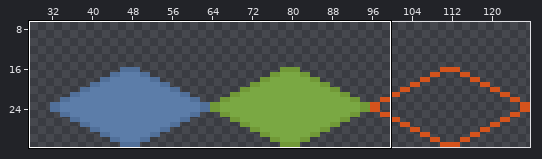
File history of a sprite sheet, res/img/iso64.png. Above, an overview of the earlier version with the close-up marked.
Close-up. As it was:
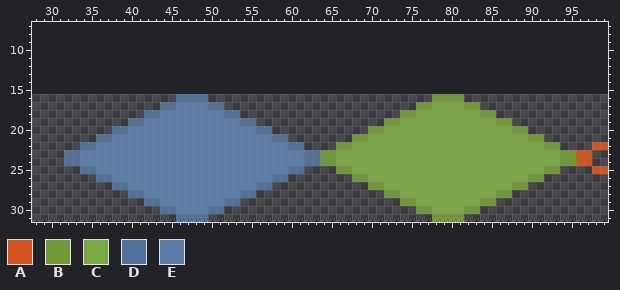
The file is 256x32 pixels, drawn in blocks of 2x2; one block is one cell here. Shown: x 28..99, y 7..31. The old version is drawn lined up with the new one, on the new canvas. The wide view leaves out empty margins.
Palette (. is transparent): A #d4531c  B #719937  C #7aa843  D #51709a  E #5c7da9
After:
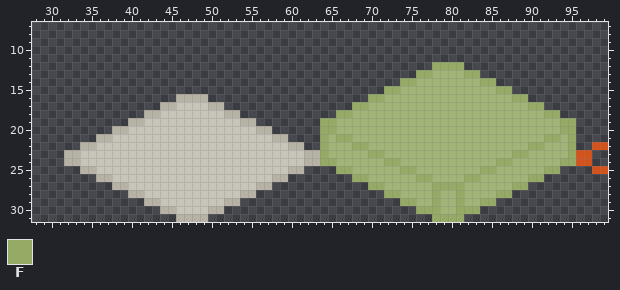
Colours new in this view: F #94aa65
Changes in this commit:
canvas 128x16 -> 128x32, the old top-left corner now at 0,16
colour C: #7aa843 -> #a2b578
colour D: #51709a -> #b6b2a5
colour E: #5c7da9 -> #c7c4ba
y 12: x 78..81 .... -> FFFF
y 13: x 76..83 ........ -> FFCCCCFF
y 14: x 74..85 ............ -> FFCCCCCCCCFF
y 15: x 72..87 ................ -> FFCCCCCCCCCCCCFF
y 16: x 70..89 ........BBBB........ -> FFCCCCCCCCCCCCCCCCFF
y 17: x 68..77 ........BB -> FFCCCCCCCC; x 82..91 BB........ -> CCCCCCCCFF
y 18: x 66..75 ........BB -> FFCCCCCCCC; x 84..93 BB........ -> CCCCCCCCFF
y 19: x 64..73 ........BB -> FFCCCCCCCC; x 86..95 BB........ -> CCCCCCCCFF
y 20: x 64..71 ......BB -> FFCCCCCC; x 88..95 BB...... -> CCCCCCFF
y 21: x 64..69 ....BB -> FCFFCC; x 90..95 BB.... -> CCFFCF
y 22: x 64..69 ..BBCC -> FCCCFF; x 90..95 CCBB.. -> FFCCCF
y 23: x 64..65 BB -> FC; x 70..71 CC -> FF; x 88..89 CC -> FF; x 94..95 BB -> CF
y 24: x 64..65 BB -> FF; x 72..73 CC -> FF; x 86..87 CC -> FF; x 94..95 BB -> FF
y 25: x 66..67 BB -> FF; x 74..75 CC -> FF; x 84..85 CC -> FF; x 92..93 BB -> FF
y 26: x 68..69 BB -> FF; x 76..77 CC -> FF; x 82..83 CC -> FF; x 90..91 BB -> FF
y 27: x 70..71 BB -> FF; x 78..81 CCCC -> FFFF; x 88..89 BB -> FF
y 28: x 72..73 BB -> FF; x 78 C -> F; x 81 C -> F; x 86..87 BB -> FF
y 29: x 74..75 BB -> FF; x 78 C -> F; x 81 C -> F; x 84..85 BB -> FF
y 30: x 76..78 BBC -> FFF; x 81..83 CBB -> FFF
y 31: x 78..81 BBBB -> FFFF
Where, in picture pixels (left, top, right, bottom), the same in both close-ups:
changed: (64, 62, 576, 222)
